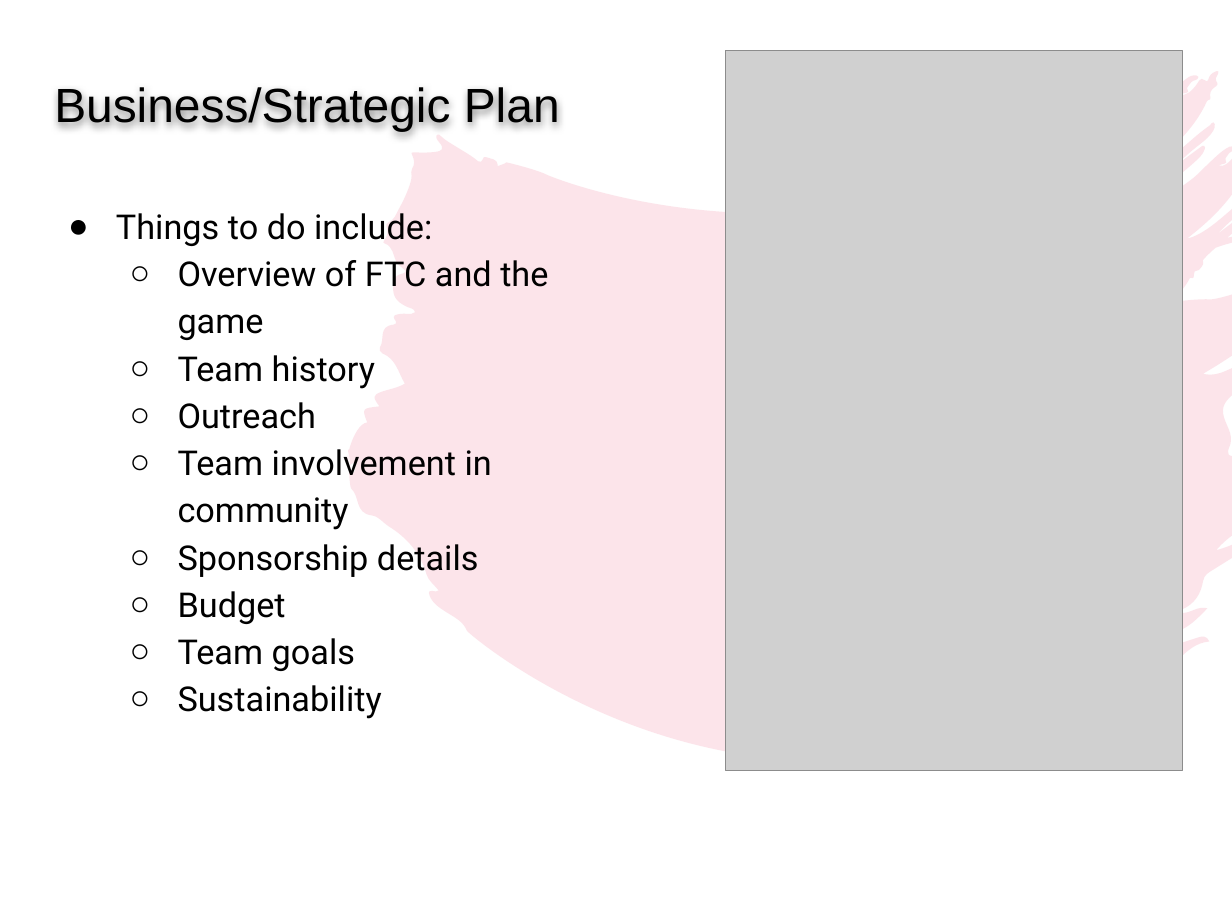
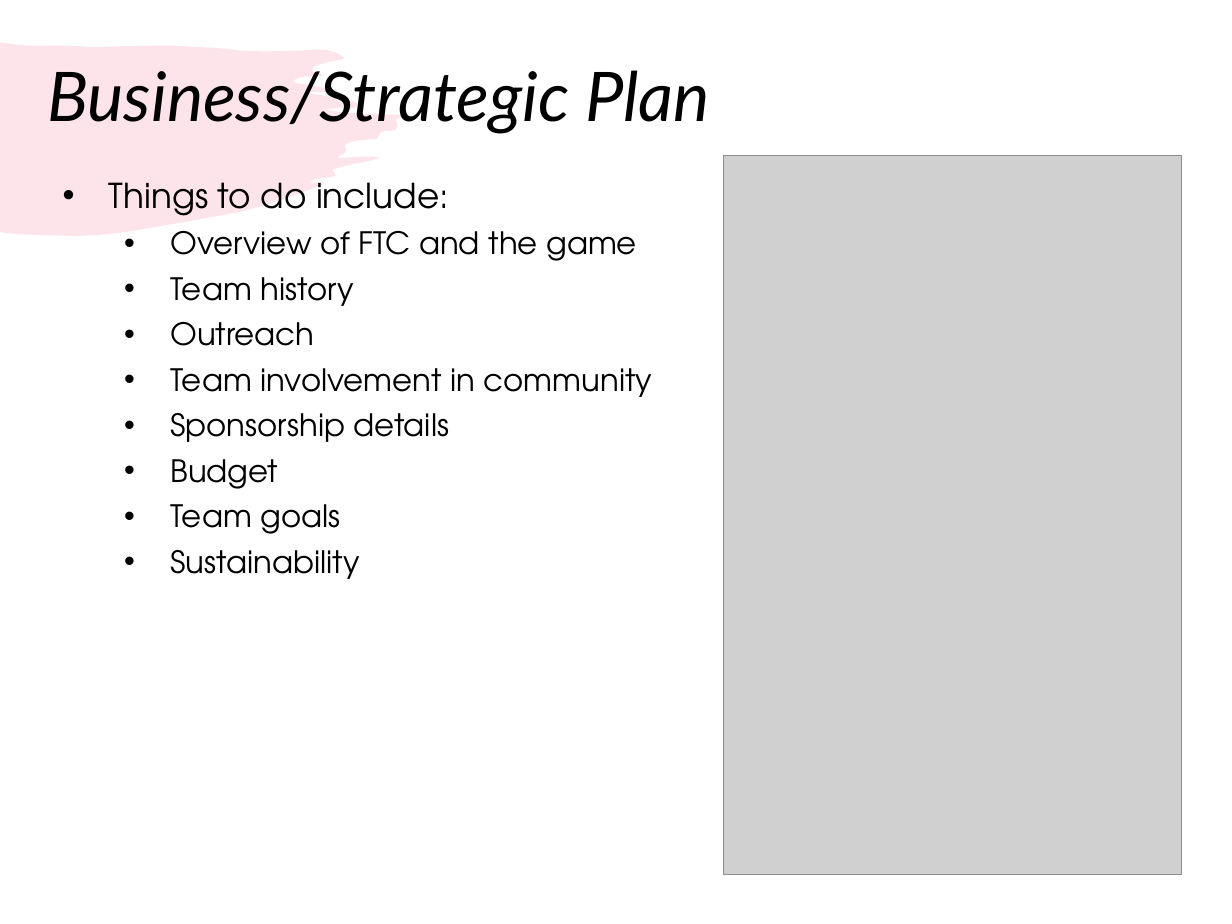
Before and after one commit to droidsrobotics/FTC-Tutorials, a slide deck: slide 11 of translations/en-us/Competitions/Engineering Notebook.pptx (slide 10 before the commit). Drawn at 1232x924 pixels with LibreOffice and Linux fonts; fonts in the diff are those of the drawing; grey boxes stand for pictures. Boxes give left, top, right and bottom in pixels: in the first picture for what was removed or moved away, otherwise in the second. Text is boxed around its words. In the diff, an @@ line names an element or a change of style, - is before the commit and + after.

```diff
--- a/translations/en-us/Competitions/Engineering Notebook.pptx
+++ b/translations/en-us/Competitions/Engineering Notebook.pptx
@@ freeform shape added at (0, 42, 407, 235), fill #F07C98 at 20% opacity @@
@@ title "Business/Strategic Plan": place and size @@
-title "Business/Strategic Plan" at (54, 87, 560, 132)
+title "Business/Strategic Plan" at (47, 70, 710, 134)
@@ title "Business/Strategic Plan" at (47, 70, 710, 134): size 28 to 40 pt, font Arial to Lato, italic on; line spacing 1 to 0.9; vertical alignment top to middle @@
@@ freeform shape removed at (350, 71, 1232, 759) @@
@@ text "Things to do include:": place and size @@
-text "Things to do include:" at (116, 213, 548, 719)
+text "Things to do include:" at (109, 182, 652, 579)
@@ text "Things to do include:" at (109, 182, 652, 579): font Roboto to TeX Gyre Adventor; size 20 to 18 pt in "Overview of FTC and the game", "Team history", "Outreach", "Team involvement in community" and 4 more places; bullet ● to •; line spacing 1.15 to 1; more space between paragraphs; bullet ○ to • @@
@@ picture: place and size @@
-picture at (726, 51, 1183, 770)
+picture at (723, 155, 1180, 875)
```
Also in this commit, not shown: 19 other slides changed, 1 slide added, 2 other files.
